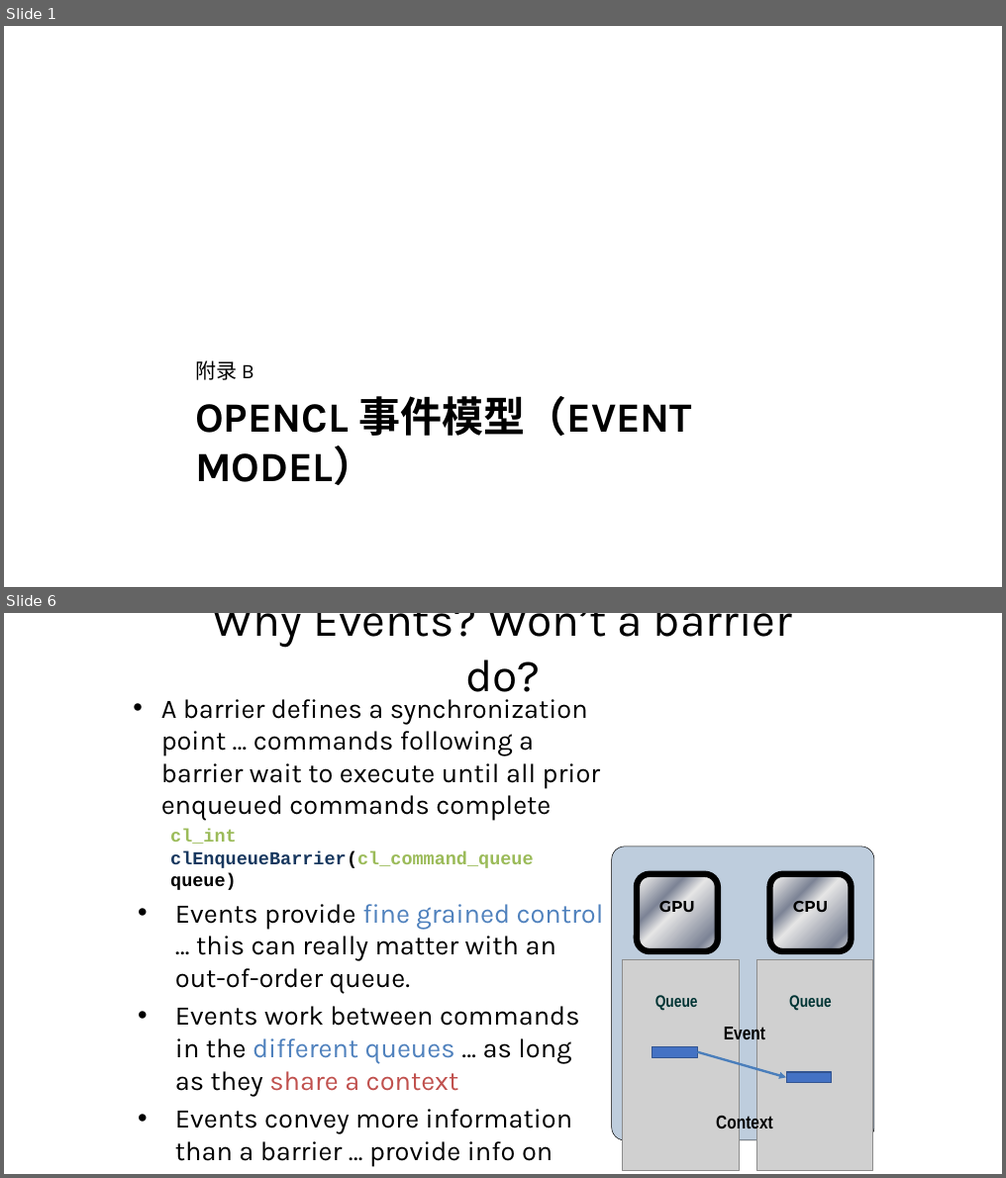
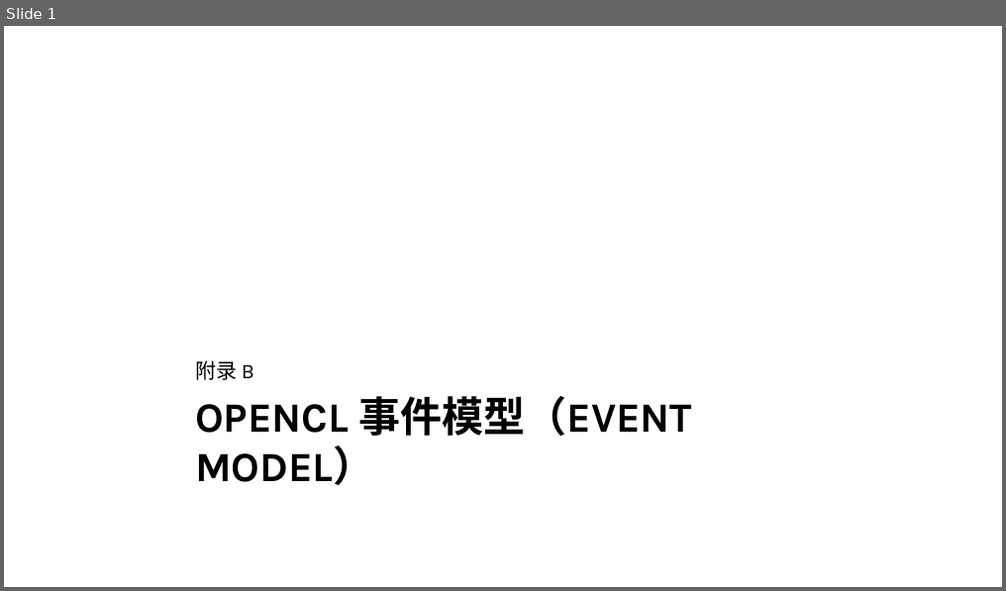
Before and after one commit to Kivy-CN/HandsOnOpenCL_CN, a slide deck: Translating/附录B.pptx. Shown one above the other, each under a label of ours: slides 1 and 6 before the commit, slide 1 after it; the slides between them are not shown. The pictures are 1006x1178 and 1006x591 pixels, drawn with LibreOffice and Linux fonts; fonts in the diff are those of the drawing; grey boxes stand for pictures. Boxes give left, top, right and bottom in pixels: in the first picture for what was removed or moved away, otherwise in the second. Text is boxed around its words. In the diff, an @@ line names an element or a change of style, - is before the commit and + after.

```diff
--- a/Translating/附录B.pptx
+++ b/Translating/附录B.pptx
@@ slide 6 removed at (4,613,1002,1174), background #FFFFFF @@
@@ text removed at (213,613,792,702) @@
-Why Events? Won’t a barrier do?
@@ text removed at (161,699,604,1166) @@
-• A barrier defines a synchronization point … commands following a barrier wait to execute until all prior enqueued commands complete
-cl_int clEnqueueBarrier(cl_command_queue queue)
-• Events provide fine grained control … this can really matter with an out-of-order queue.
-• Events work between commands in the different queues … as long as they share a context
-• Events convey more information than a barrier … provide info on state of a command, not just whether it’s complete or not.
@@ group removed at (612,847,874,1170): 3 rounded rectangles, 3 texts, 2 pictures @@
-Queue
-Queue
-Context
-GPU
-CPU
@@ text removed at (724,1025,765,1044) @@
-Event
@@ rectangle removed at (652,1048,697,1058) @@
@@ freeform shape removed at (698,1053,787,1078) @@
@@ rectangle removed at (786,1072,832,1083) @@
```
Also in this commit, not shown: 8 slides changed, 1 slide added.
